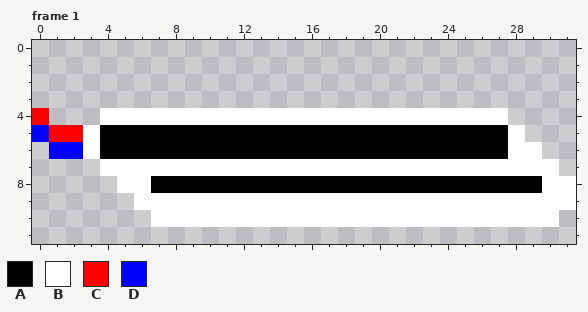
Pixel-art file -- Assets/Resources/aseprite/ui_bars.aseprite. Above is the file before it was changed.
32x28 pixels, 14 frames. Shown: frame 1: x 0..31, y 0..11. The commit also changed other frames, which this record leaves out.
Visible layers, top first: "octés", "lil", "octet", "exploits", "life + xp".
Palette (. is transparent): A #000000  B #ffffff  C #ff0000  D #0000ff
Pixels before, frame 1, first column x 0:
 4 C...BBBBBBBBBBBBBBBBBBBBBBBB....
 5 DCCBAAAAAAAAAAAAAAAAAAAAAAAAB...
 6 .DDBAAAAAAAAAAAAAAAAAAAAAAAABB..
 7 ....BBBBBBBBBBBBBBBBBBBBBBBBBBB.
 8 .....BBAAAAAAAAAAAAAAAAAAAAAAABB
 9 ......BBBBBBBBBBBBBBBBBBBBBBBBBB
10 .......BBBBBBBBBBBBBBBBBBBBBBBB.
After:
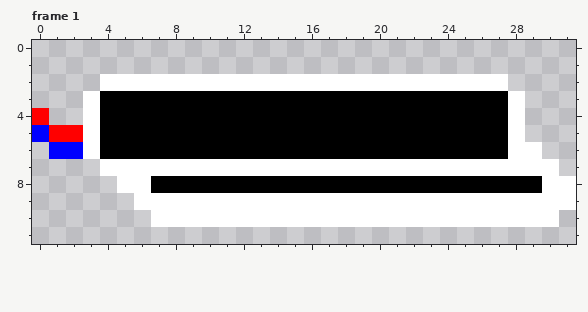
The exact change:
{"where": "frame 1, layer \"life + xp\""}
{"frame":1,"y":2,"x":4,"old":"........................","new":"BBBBBBBBBBBBBBBBBBBBBBBB"}
{"frame":1,"y":3,"x":3,"old":"..........................","new":"BAAAAAAAAAAAAAAAAAAAAAAAAB"}
{"frame":1,"y":4,"x":3,"old":".BBBBBBBBBBBBBBBBBBBBBBBB.","new":"BAAAAAAAAAAAAAAAAAAAAAAAAB"}
{"label":"changed","picture_box":[83,74,525,125]}
